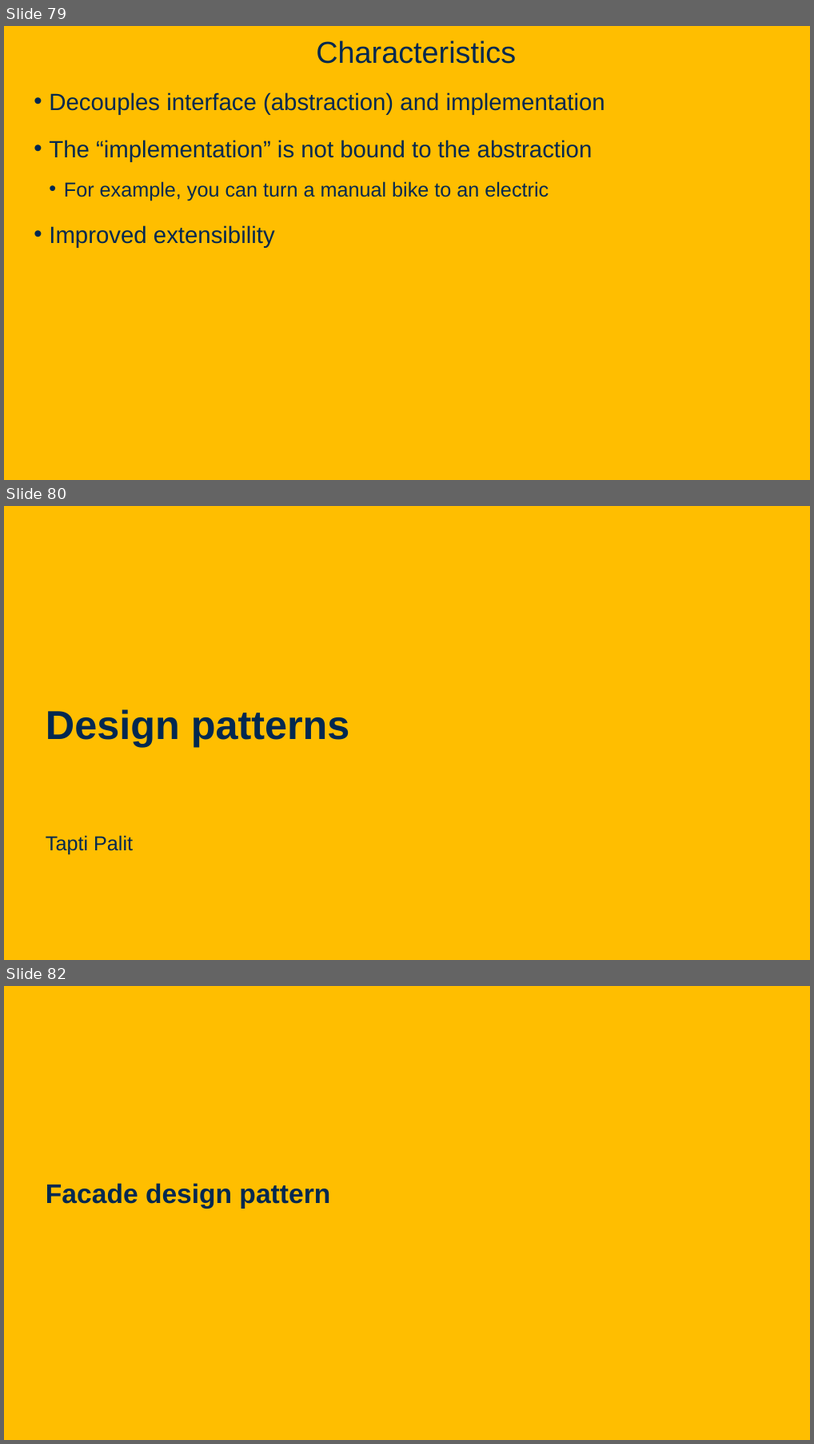
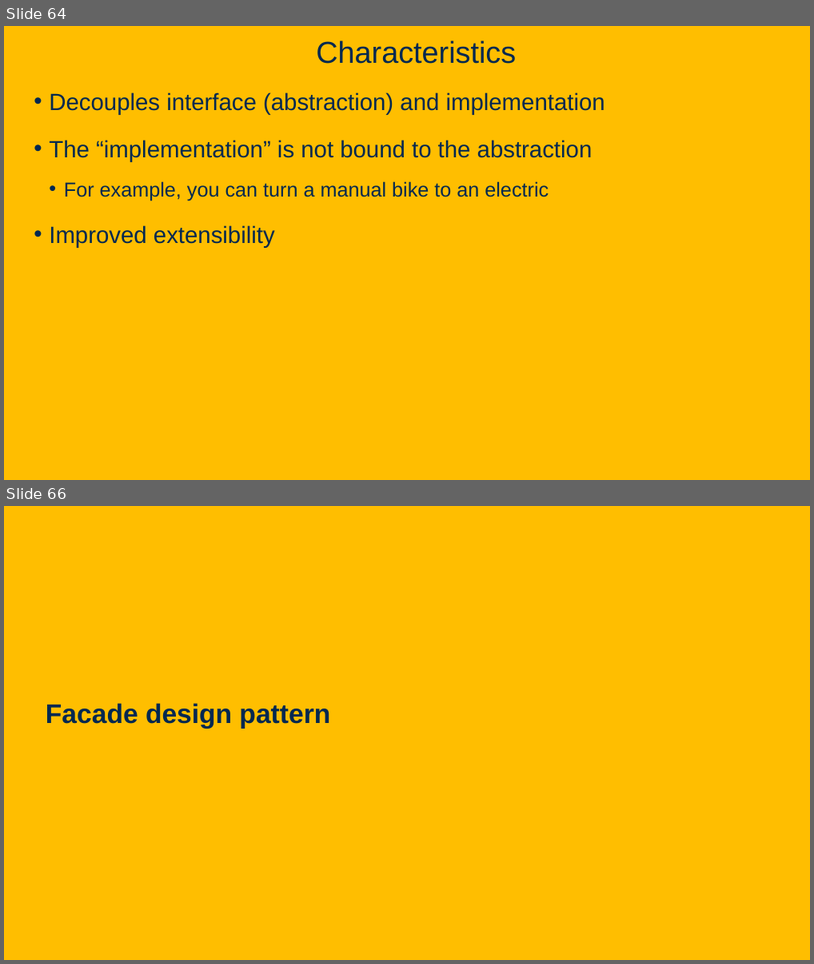
Before and after one commit to davsec-teaching/ecs160-f25, a slide deck: slides/8_design_patterns.pptx. Shown one above the other, each under a label of ours: slides 79, 80 and 82 before the commit, slides 64 and 66 after it; the slides between them are not shown. The pictures are 814x1444 and 814x964 pixels, drawn with LibreOffice and Linux fonts; fonts in the diff are those of the drawing; background and template pictures are left out. Boxes give left, top, right and bottom in pixels: in the first picture for what was removed or moved away, otherwise in the second. Text is boxed around its words. In the diff, an @@ line names an element or a change of style, - is before the commit and + after.

Commit message:
update design pattern slides

```diff
--- a/slides/8_design_patterns.pptx
+++ b/slides/8_design_patterns.pptx
@@ slide 80 removed at (4,506,810,960), background picture (left out) @@
@@ text removed at (46,709,350,747) @@
-Design patterns
@@ text removed at (46,835,133,855) @@
-Tapti Palit
@@ what was slide 79 is now slide 64 @@
@@ what was slide 82 is now slide 66 @@
```
Also in this commit, not shown: 10 slides changed.
